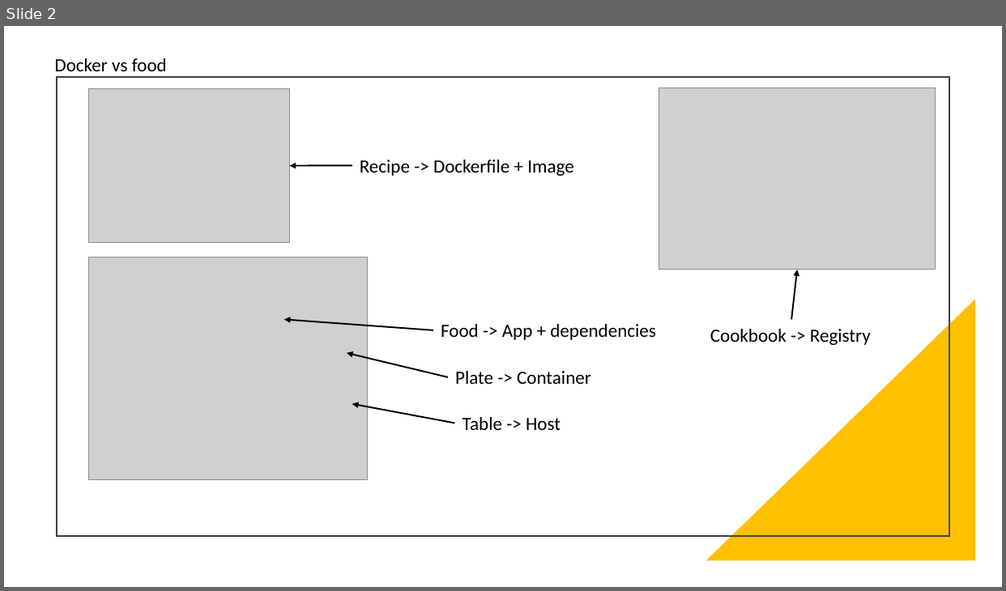
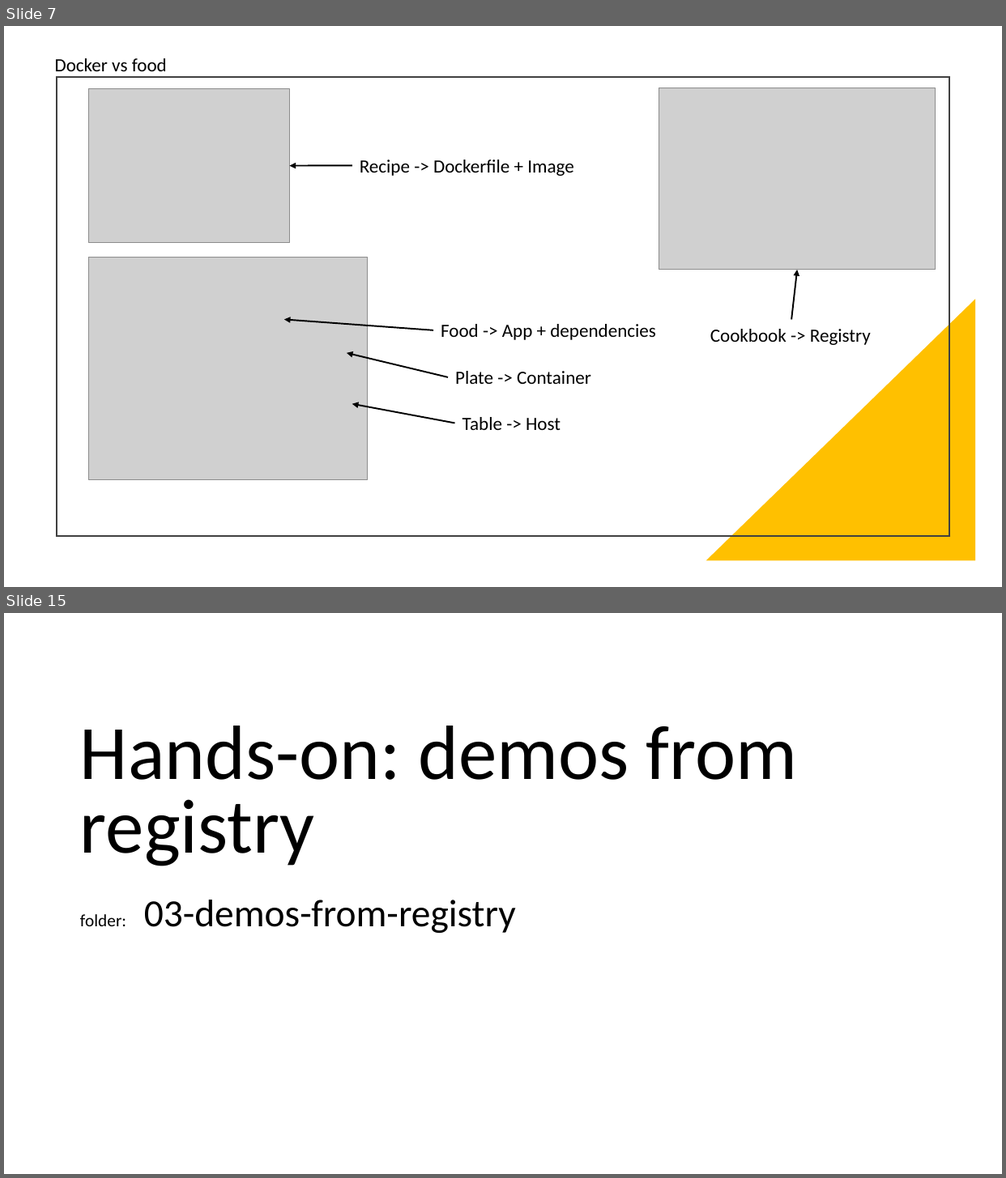
Before and after one commit to santanaguy/hexis-presentations, a slide deck: Docker Delight.pptx. Shown one above the other, each under a label of ours: slide 2 before the commit, slides 7 and 15 after it; the slides between them are not shown. The pictures are 1006x591 and 1006x1178 pixels, drawn with LibreOffice and Linux fonts; fonts in the diff are those of the drawing; grey boxes stand for pictures. Boxes give left, top, right and bottom in pixels: in the first picture for what was removed or moved away, otherwise in the second. Text is boxed around its words. In the diff, an @@ line names an element or a change of style, - is before the commit and + after.

```diff
--- a/Docker Delight.pptx
+++ b/Docker Delight.pptx
@@ slide 15 added at box(4, 613, 1002, 1174), background #FFFFFF @@
@@ text added at box(80, 726, 797, 933), 74 pt, text #000000 @@
+Hands-on: demos from registry
+folder: 03-demos-from-registry
@@ what was slide 2 is now slide 7 @@
```
Also in this commit, not shown: 3 slides changed, 25 other slides added, 5 slides removed, 2 other files.
